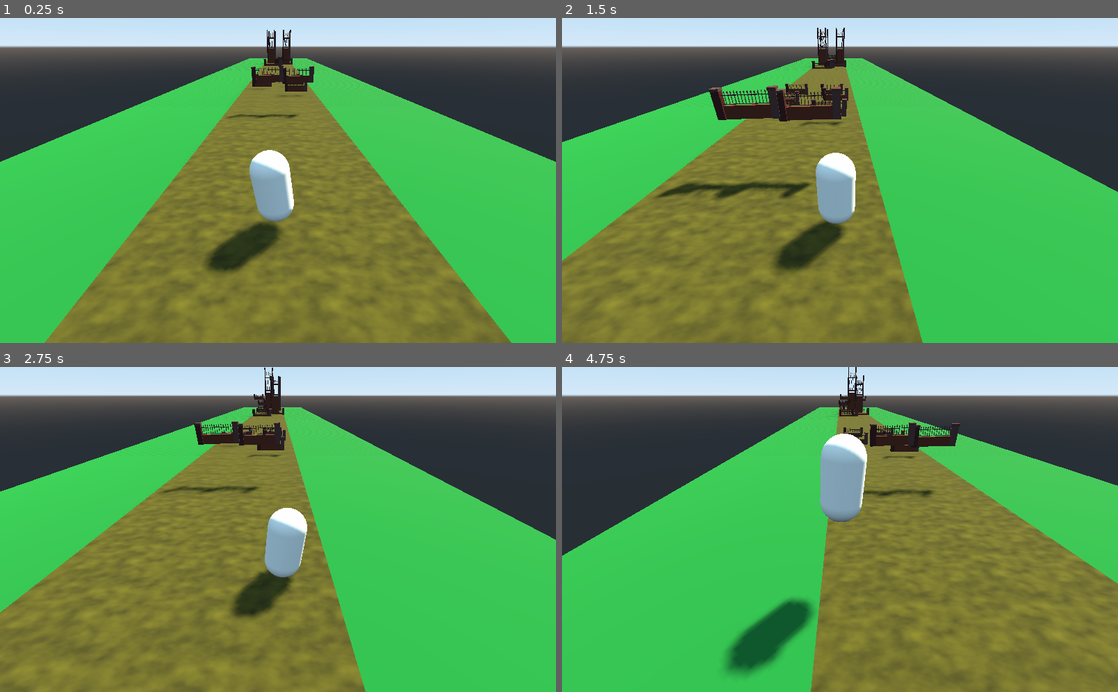
Above: before the commit, frames 1-4 (two rows, left to right).
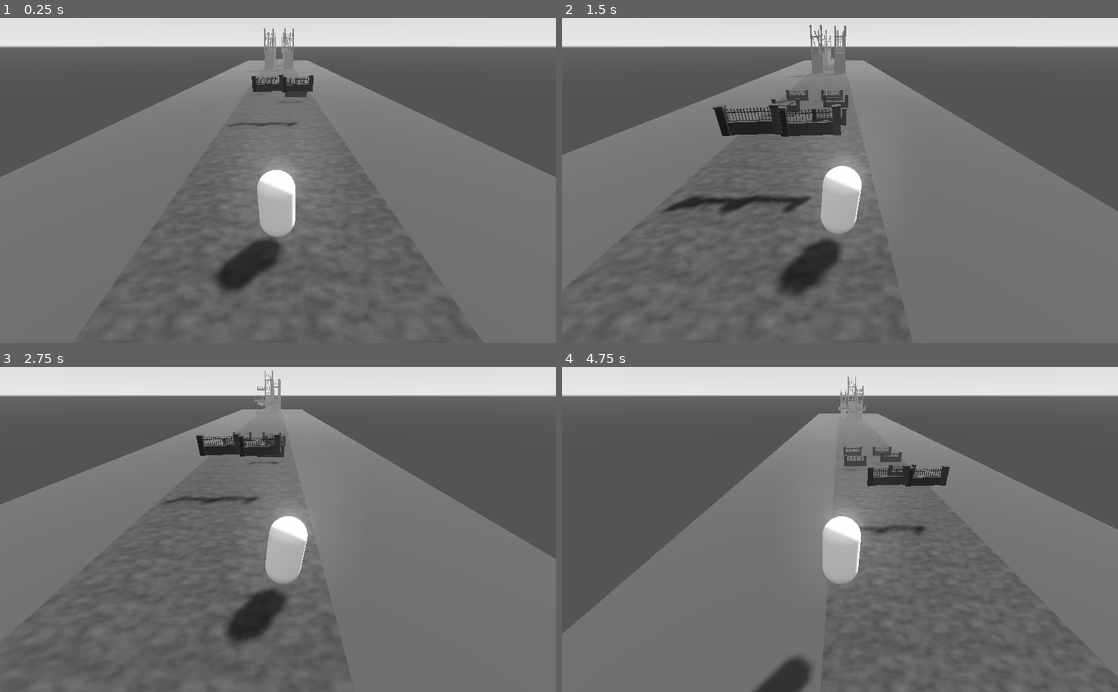
Above: after the commit, the same moments.

Repository: Oskarm2012/infite-runner-2022
Game: Godot game, scene res://Main.tscn
Same seed, same stepped clock (60 frames per second), same inputs: the game is played once before the commit and once after it.
Inputs:
- Up to frame 1 (0.25 s): no input
- Up to frame 2 (1.5 s): hold D (move_right) 0.53-1.28 s; tap Space (jump) at 0.77 s; hold A (move_left) from 1.28 s (still down)
- Up to frame 3 (2.75 s): tap Space (jump) at 1.52 s; release A (move_left) at 2.03 s; hold D (move_right) from 2.03 s (still down)
- Up to frame 4 (4.75 s): tap Space (jump) at 3.02, 3.77, 4.52 s; release D (move_right) at 3.53 s; hold A (move_left) from 3.53 s (still down)

The runs differ from the first frame. In frame 1, 90% of the frame differs, in the area x 0-100%, y 0-100%; in frame 2, 90%; in frame 3, 90%; in frame 4, 90%.

Commit message:
post-processia

Diff:
--- a/Main.gd
+++ b/Main.gd
@@ -21,16 +21,27 @@
 
 	for i in range(initial_road_count):
 		var road = make_random_road()
-		road.translation.z = -(i + 1) * 50
+		road.translation.z = -(i+1) * RoadBase.LENGTH
 		add_child(road)
 
 
 func _physics_process(delta):
+	if player.translation.z < -RoadBase.LENGTH:
+		player.translation.z +=RoadBase.LENGTH
+
+		for child in get_children():
+			var road = child as RoadBase
+			if road:
+				road.translation.z += RoadBase.LENGTH
+				if road.translation.z > RoadBase.LENGTH:
+					road.queue_free()
+		var new_road := make_random_road()
+		new_road.translation.z = - initial_road_count * RoadBase.LENGTH
+		add_child(new_road)
 	camera_pivot.translation = player.translation
-	camera_pivot.translation.y = 0
+	camera_pivot.translation.y
 
-
-func make_random_road():
+func make_random_road() -> RoadBase:
 	var road_scene = road_scenes[randi() % road_scenes.size()]
 	var road = road_scene.instance()
 	return road
--- a/Main.tscn
+++ b/Main.tscn
@@ -1,9 +1,8 @@
-[gd_scene load_steps=5 format=2]
+[gd_scene load_steps=4 format=2]
 
 [ext_resource path="res://Player.tscn" type="PackedScene" id=1]
 [ext_resource path="res://RoadStart.tscn" type="PackedScene" id=2]
 [ext_resource path="res://Main.gd" type="Script" id=3]
-[ext_resource path="res://road1.tscn" type="PackedScene" id=4]
 
 [node name="Main" type="Spatial"]
 script = ExtResource( 3 )
@@ -14,7 +13,7 @@
 transform = Transform( 1, 0, 0, 0, 1, 0, 0, 0, 1, 0, 0, 50 )
 
 [node name="Player" parent="." instance=ExtResource( 1 )]
-transform = Transform( 1, 0, 0, 0, 1, 0, 0, 0, 1, 0, 1.08516, 0 )
+transform = Transform( 1, 0, 0, 0, 1, 0, 0, 0, 1, 0, 1.26356, 0 )
 
 [node name="DirectionalLight" type="DirectionalLight" parent="."]
 transform = Transform( 0.766045, 0.492404, 0.413176, -5.61943e-08, -0.642788, 0.766044, 0.642787, -0.586824, -0.492404, 0, 0, 0 )
@@ -22,12 +21,6 @@
 light_energy = 4.093
 shadow_enabled = true
 
-[node name="roadbase" parent="." instance=ExtResource( 4 )]
-transform = Transform( 1, 0, 0, 0, 1, 0, 0, 0, 1, 0, 0, -50 )
-
-[node name="roadbase2" parent="." instance=ExtResource( 4 )]
-transform = Transform( 1, 0, 0, 0, 1, 0, 0, 0, 1, 0, 0, -100 )
-
 [node name="CameraPivot" type="Spatial" parent="."]
 
 [node name="Camera" type="Camera" parent="CameraPivot"]
--- a/Player.gd
+++ b/Player.gd
@@ -23,9 +23,10 @@
 #	pass
 
 func _physics_process(delta):
-	body_hinge.translation.y = step_height * (1 + sin(2.0 * PI * step_freq * time))
-	body_hinge.rotation_degrees.z = step_tilt * sin(PI * step_freq * time)
-	time += delta
+	if is_on_floor():
+		body_hinge.translation.y = step_height * (1 + sin(2.0 * PI * step_freq * time))
+		body_hinge.rotation_degrees.z = step_tilt * sin(PI * step_freq * time)
+		time += delta
 	var sideways : float = 0.0
 	if Input.is_action_pressed("move_right"):
 		sideways += 1.0
@@ -45,7 +46,7 @@
 	for index in range(get_slide_count()):
 		var collision = get_slide_collision(index)
 		var collision_object = collision.collider as CollisionObject
-		if collision_object.collision_layer & 4:
+		if collision_object.collision_layer & 4 and rad2deg(collision.get_angle()) > 60:
 			#print("Ouch!")
 			get_tree().reload_current_scene()
 
--- a/Road3.tscn
+++ b/Road3.tscn
@@ -6,16 +6,16 @@
 [node name="roadbase" instance=ExtResource( 2 )]
 
 [node name="wall" parent="." index="1" instance=ExtResource( 1 )]
-transform = Transform( 0.5, 0, 0, 0, 4, 0, 0, 0, 0.5, -1.87725, 0.6, -33.592 )
+transform = Transform( 0.5, 0, 0, 0, 4, 0, 0, 0, 0.5, -1.87725, 0.6, -26.4039 )
 
 [node name="wall2" parent="." index="2" instance=ExtResource( 1 )]
-transform = Transform( 0.5, 0, 0, 0, 4, 0, 0, 0, 0.5, 2.60925, 0.6, -33.592 )
+transform = Transform( 0.5, 0, 0, 0, 4, 0, 0, 0, 0.5, 2.60925, 0.6, -27.231 )
 
 [node name="wall3" parent="." index="3" instance=ExtResource( 1 )]
-transform = Transform( 0.5, 0, 0, 0, 4, 0, 0, 0, 0.5, 2.60925, 0.6, -27.5405 )
+transform = Transform( 0.5, 0, 0, 0, 4, 0, 0, 0, 0.5, 2.60925, 0.6, -11.114 )
 
 [node name="wall4" parent="." index="4" instance=ExtResource( 1 )]
-transform = Transform( 0.5, 0, 0, 0, 4, 0, 0, 0, 0.5, -2.12705, 0.6, -27.5405 )
+transform = Transform( 0.5, 0, 0, 0, 4, 0, 0, 0, 0.5, -2.12705, 0.6, -10.9289 )
 
 [node name="wall5" parent="." index="5" instance=ExtResource( 1 )]
 transform = Transform( 0.5, 0, 0, 0, 0.5, 0, 0, 0, 0.5, 0.129303, 0.666833, -22.374 )
@@ -39,10 +39,10 @@
 transform = Transform( 0.5, 0, 0, 0, 0.5, 0, 0, 0, 0.5, -2.61113, 0.6, -41.9589 )
 
 [node name="wall11" parent="." index="12" instance=ExtResource( 1 )]
-transform = Transform( 0.5, 0, 0, 0, 0.5, 0, 0, 0, 0.5, 0.156055, 0.6, -43.8236 )
+transform = Transform( 0.5, 0, 0, 0, 0.5, 0, 0, 0, 0.5, 0.156055, 0.6, -42.5501 )
 
 [node name="wall12" parent="." index="13" instance=ExtResource( 1 )]
-transform = Transform( 0.5, 0, 0, 0, 0.5, 0, 0, 0, 0.5, -2.35477, 0.6, -43.8236 )
+transform = Transform( 0.5, 0, 0, 0, 0.5, 0, 0, 0, 0.5, -2.35477, 0.6, -42.6045 )
 
 [node name="wall13" parent="." index="14" instance=ExtResource( 1 )]
-transform = Transform( 0.5, 0, 0, 0, 0.5, 0, 0, 0, 0.5, 2.37503, 0.6, -43.8236 )
+transform = Transform( 0.5, 0, 0, 0, 0.5, 0, 0, 0, 0.5, 2.37503, 0.6, -42.6792 )
--- a/Road4.tscn
+++ b/Road4.tscn
@@ -6,25 +6,25 @@
 [node name="roadbase" instance=ExtResource( 1 )]
 
 [node name="wall" parent="." index="1" instance=ExtResource( 2 )]
-transform = Transform( 0.5, 0, 0, 0, 0.5, 0, 0, 0, 0.5, -2.70209, 2.61458, -36.4751 )
+transform = Transform( 0.5, 0, 0, 0, 0.5, 0, 0, 0, 0.5, -2.70209, 3.12019, -36.4751 )
 
 [node name="wall2" parent="." index="2" instance=ExtResource( 2 )]
-transform = Transform( 0.5, 0, 0, 0, 0.5, 0, 0, 0, 0.5, -0.369683, 2.51629, -36.4751 )
+transform = Transform( 0.5, 0, 0, 0, 0.5, 0, 0, 0, 0.5, -0.369683, 3.06875, -36.4751 )
 
 [node name="wall3" parent="." index="3" instance=ExtResource( 2 )]
-transform = Transform( 0.5, 0, 0, 0, 0.5, 0, 0, 0, 0.5, -0.369683, 2.40331, -33.3808 )
+transform = Transform( 0.5, 0, 0, 0, 0.5, 0, 0, 0, 0.5, -0.369683, 2.84816, -34.7374 )
 
 [node name="wall7" parent="." index="4" instance=ExtResource( 2 )]
-transform = Transform( 0.5, 0, 0, 0, 0.5, 0, 0, 0, 0.5, 1.33377, 2.48497, -33.3808 )
+transform = Transform( 0.5, 0, 0, 0, 0.5, 0, 0, 0, 0.5, 1.33377, 2.89362, -34.7171 )
 
 [node name="wall8" parent="." index="5" instance=ExtResource( 2 )]
-transform = Transform( 0.5, 0, 0, 0, 0.5, 0, 0, 0, 0.5, 1.36864, 2.63083, -36.5865 )
+transform = Transform( 0.5, 0, 0, 0, 0.5, 0, 0, 0, 0.5, 1.36864, 2.95462, -36.5865 )
 
 [node name="wall9" parent="." index="6" instance=ExtResource( 2 )]
-transform = Transform( 0.5, 0, 0, 0, 0.5, 0, 0, 0, 0.5, 1.33377, 2.47485, -35.0942 )
+transform = Transform( 0.5, 0, 0, 0, 0.5, 0, 0, 0, 0.5, 1.33377, 2.47485, -35.8806 )
 
 [node name="wall4" parent="." index="7" instance=ExtResource( 2 )]
-transform = Transform( 0.5, 0, 0, 0, 0.5, 0, 0, 0, 0.5, -2.3831, 2.32318, -33.3796 )
+transform = Transform( 0.5, 0, 0, 0, 0.5, 0, 0, 0, 0.5, -2.15562, 2.7266, -35.2809 )
 
 [node name="wall17" parent="." index="8" instance=ExtResource( 2 )]
 transform = Transform( 0.5, 0, 0, 0, 0.5, 0, 0, 0, 0.5, -2.3831, 4.18176, -19.2447 )
@@ -36,7 +36,7 @@
 transform = Transform( 0.5, 0, 0, 0, 0.5, 0, 0, 0, 0.5, 1.88828, 3.78328, -19.4863 )
 
 [node name="wall5" parent="." index="11" instance=ExtResource( 2 )]
-transform = Transform( 0.5, 0, 0, 0, 0.5, 0, 0, 0, 0.5, -2.3831, 1.02428, -30.306 )
+transform = Transform( 0.5, 0, 0, 0, 0.5, 0, 0, 0, 0.5, -2.3831, 6.85788, -30.8532 )
 
 [node name="wall6" parent="." index="12" instance=ExtResource( 2 )]
 transform = Transform( 0.5, 0, 0, 0, 5, 0, 0, 0, 0.5, -0.106873, 1.02428, -30.306 )
@@ -45,13 +45,13 @@
 transform = Transform( 0.5, 0, 0, 0, 4, 0, 0, 0, 0.5, 2.12124, 1.02428, -30.306 )
 
 [node name="wall11" parent="." index="14" instance=ExtResource( 2 )]
-transform = Transform( 0.5, 0, 0, 0, 0.5, 0, 0, 0, 0.5, 2.12124, 1.02428, -29.767 )
+transform = Transform( 0.5, 0, 0, 0, 0.5, 0, 0, 0, 0.5, 2.12124, 1.02428, -31.5681 )
 
 [node name="wall12" parent="." index="15" instance=ExtResource( 2 )]
-transform = Transform( 0.5, 0, 0, 0, 0.5, 0, 0, 0, 0.5, -0.300811, 0.929705, -29.8874 )
+transform = Transform( 0.5, 0, 0, 0, 0.5, 0, 0, 0, 0.5, -0.300811, 0.929705, -30.9079 )
 
 [node name="wall13" parent="." index="16" instance=ExtResource( 2 )]
-transform = Transform( 0.5, 0, 0, 0, 0.5, 0, 0, 0, 0.5, -2.36709, 0.929705, -29.8874 )
+transform = Transform( 0.5, 0, 0, 0, 0.5, 0, 0, 0, 0.5, -2.36709, 0.929705, -30.9814 )
 
 [node name="wall14" parent="." index="17" instance=ExtResource( 2 )]
 transform = Transform( 0.5, 0, 0, 0, 0.5, 0, 0, 0, 0.5, -2.36709, 0.929705, -25.1772 )
--- a/default_env.tres
+++ b/default_env.tres
@@ -1,7 +1,13 @@
 [gd_resource type="Environment" load_steps=2 format=2]
 
 [sub_resource type="ProceduralSky" id=1]
+ground_bottom_color = Color( 0.180392, 0.54902, 0.254902, 1 )
 
 [resource]
 background_mode = 2
 background_sky = SubResource( 1 )
+ambient_light_color = Color( 1, 1, 1, 1 )
+fog_enabled = true
+glow_enabled = true
+adjustment_enabled = true
+adjustment_saturation = 0.01
--- a/project.godot
+++ b/project.godot
@@ -7,6 +7,16 @@
 ;   param=value ; assign values to parameters
 
 config_version=4
+
+_global_script_classes=[ {
+"base": "Spatial",
+"class": "RoadBase",
+"language": "GDScript",
+"path": "res://roadbase.gd"
+} ]
+_global_script_class_icons={
+"RoadBase": ""
+}
 
 [application]
 
--- /dev/null
+++ b/roadbase.gd
@@ -0,0 +1,3 @@
+class_name RoadBase
+extends Spatial
+const LENGTH: float = 50.0
--- a/roadbase.tscn
+++ b/roadbase.tscn
@@ -1,4 +1,6 @@
-[gd_scene load_steps=9 format=2]
+[gd_scene load_steps=10 format=2]
+
+[ext_resource path="res://roadbase.gd" type="Script" id=1]
 
 [sub_resource type="CubeMesh" id=1]
 size = Vector3( 25, 1, 50 )
@@ -28,6 +30,7 @@
 data = PoolVector3Array( -4, 0.6, 25, 4, 0.6, 25, -4, -0.6, 25, 4, 0.6, 25, 4, -0.6, 25, -4, -0.6, 25, 4, 0.6, -25, -4, …(392 unchanged characters)…
 
 [node name="roadbase" type="Spatial"]
+script = ExtResource( 1 )
 
 [node name="Grass" type="MeshInstance" parent="."]
 transform = Transform( 1, 0, 0, 0, 1, 0, 0, 0, 1, 0, 0, -25 )
Binary file added: floppa.jpg
Not shown, added: floppa.jpg.import
